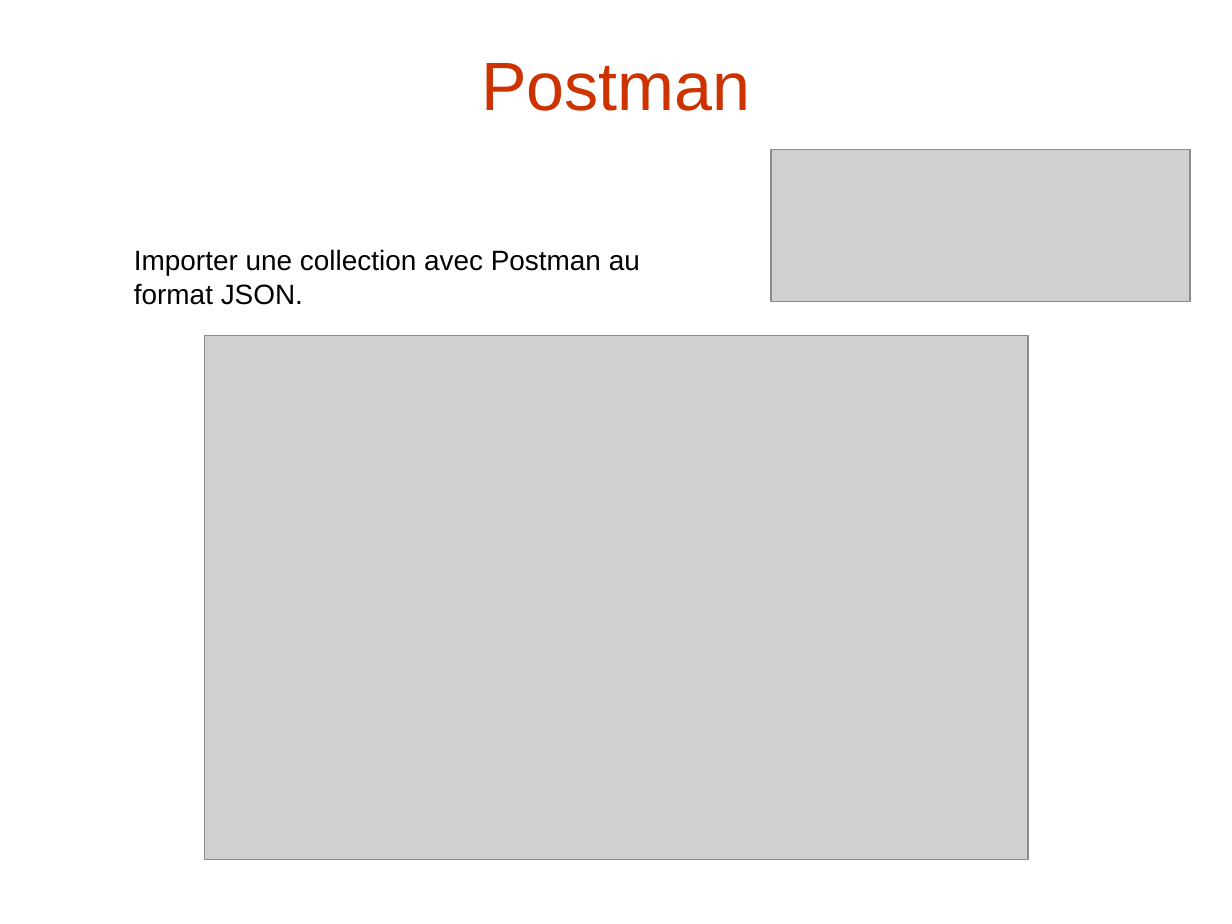
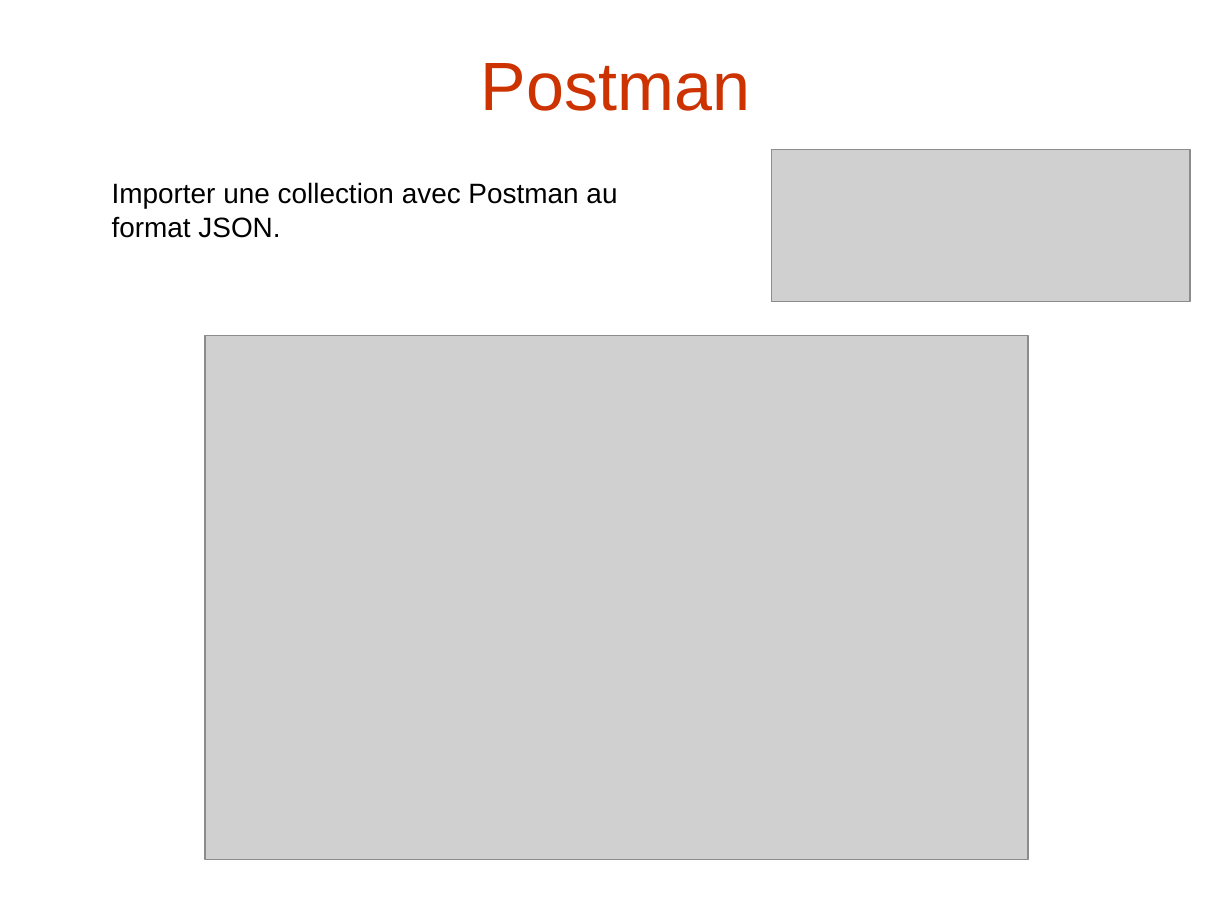
Before and after one commit to RDecreuse/btl-marketplace, a slide deck: slide 5 of src/main/resources/prez.pptx. Drawn at 1232x924 pixels with LibreOffice and Linux fonts; fonts in the diff are those of the drawing; grey boxes stand for pictures. Boxes give left, top, right and bottom in pixels: in the first picture for what was removed or moved away, otherwise in the second. Text is boxed around its words. In the diff, an @@ line names an element or a change of style, - is before the commit and + after.

```diff
--- a/src/main/resources/prez.pptx
+++ b/src/main/resources/prez.pptx
@@ text "Importer une collection avec Postman ...": place and size @@
-text "Importer une collection avec Postman ..." at (134,249,640,305)
+text "Importer une collection avec Postman ..." at (112,182,617,238)
```
Also in this commit, not shown: 2 other slides changed, 2 slides added, 8 other files.
